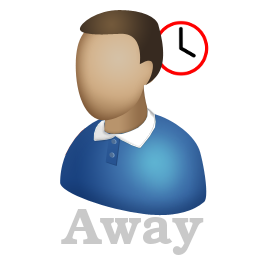
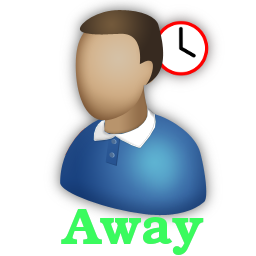
Layered file, before and after one edit (256x256). Changes by layer:
added layer "Away #1" above "Away" over [61, 209, 204, 255]
renamed "Pasted Layer" to "Pasted Layer #2", painted on it over [60, 10, 209, 216]
painted on "Pasted Layer #1" over [47, 0, 221, 232]
